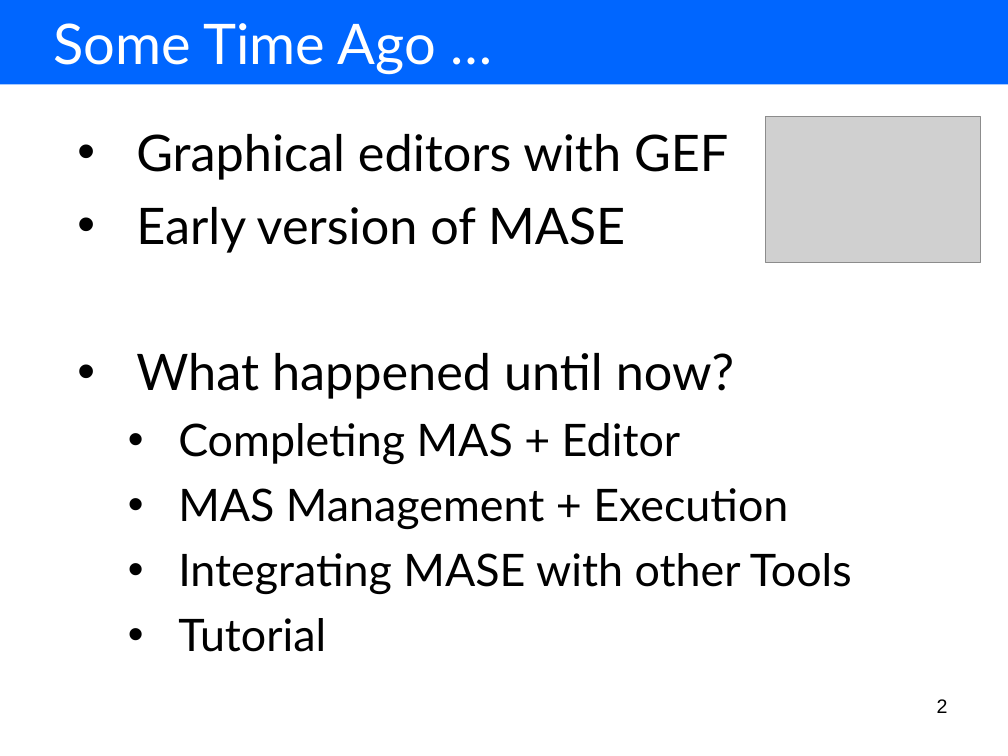
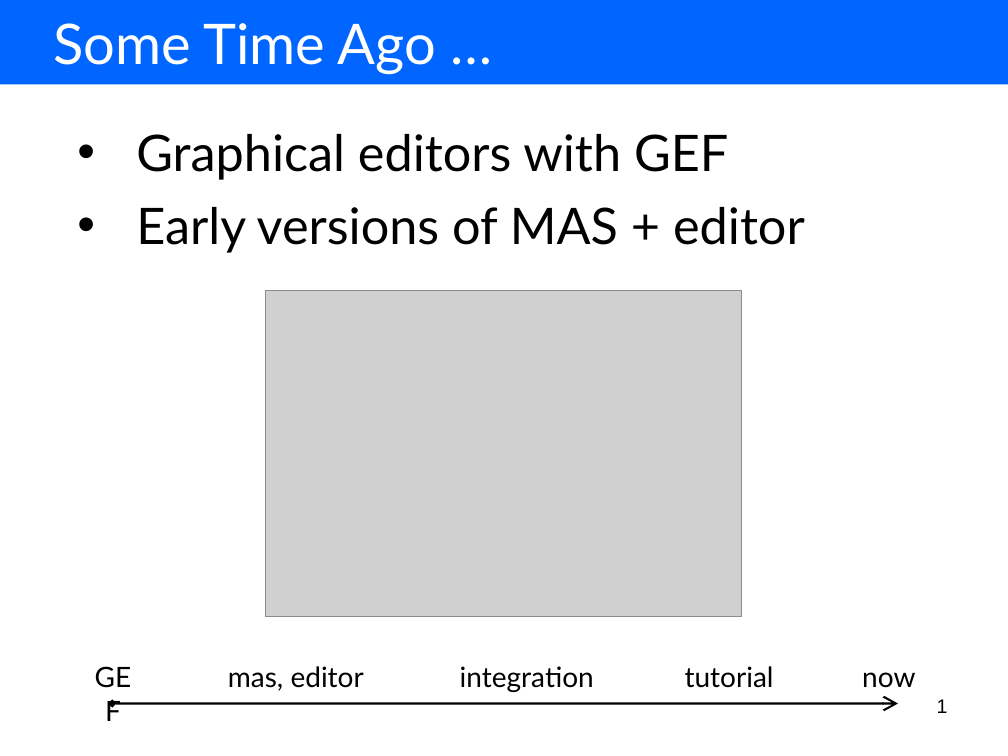
Before and after one commit to markus1978/amof2, a slide deck: slide 1 of hub.sam.stateautomaton/resources/presentation/using our tools for model driven language development.ppt (slide 2 before the commit). Drawn at 1008x756 pixels with LibreOffice and Linux fonts; fonts in the diff are those of the drawing; grey boxes stand for pictures. Boxes give left, top, right and bottom in pixels: in the first picture for what was removed or moved away, otherwise in the second. Text is boxed around its words. In the diff, an @@ line names an element or a change of style, - is before the commit and + after.

Commit message:
updated tutorial.

```diff
--- a/hub.sam.stateautomaton/resources/presentation/using our tools for model driven language development.ppt
+++ b/hub.sam.stateautomaton/resources/presentation/using our tools for model driven language development.ppt
@@ text at box(136, 207, 805, 253): text changed; size 32 to 36 pt @@
-• Early version of MASE
-• What happened until now?
-  • Completing MAS + Editor
-  • MAS Management + Execution
-  • Integrating MASE with other Tools
-  • Tutorial
+• Early versions of MAS + editor
@@ picture: place and size @@
-picture at box(766, 116, 981, 262)
+picture at box(266, 290, 742, 616)
@@ text added at box(78, 654, 148, 699), 20 pt, text #000000 @@
+GEF
@@ text added at box(228, 666, 364, 691), 20 pt, text #000000 @@
+mas, editor
@@ text added at box(460, 666, 594, 692), 20 pt, text #000000 @@
+integration
@@ text added at box(685, 666, 774, 688), 20 pt, text #000000 @@
+tutorial
@@ text added at box(862, 672, 915, 688), 20 pt, text #000000 @@
+now
@@ rectangle added at box(924, 687, 972, 719), fill #FFFFFF @@
@@ double arrow added from (112, 704) to (898, 704), #000000 1.5 pt @@
@@ page number at box(937, 699, 948, 713): text changed @@
-2
+1
```
Also in this commit, not shown: 2 other slides changed, 3 slides added, 1 slide removed, 29 other files.
